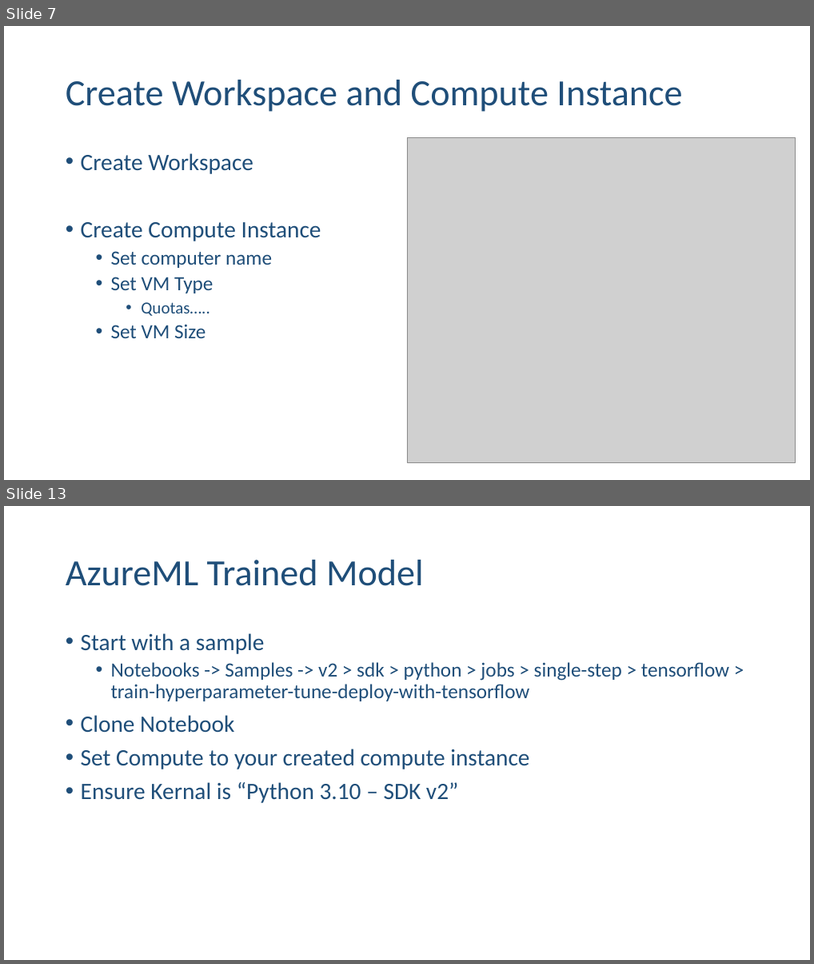
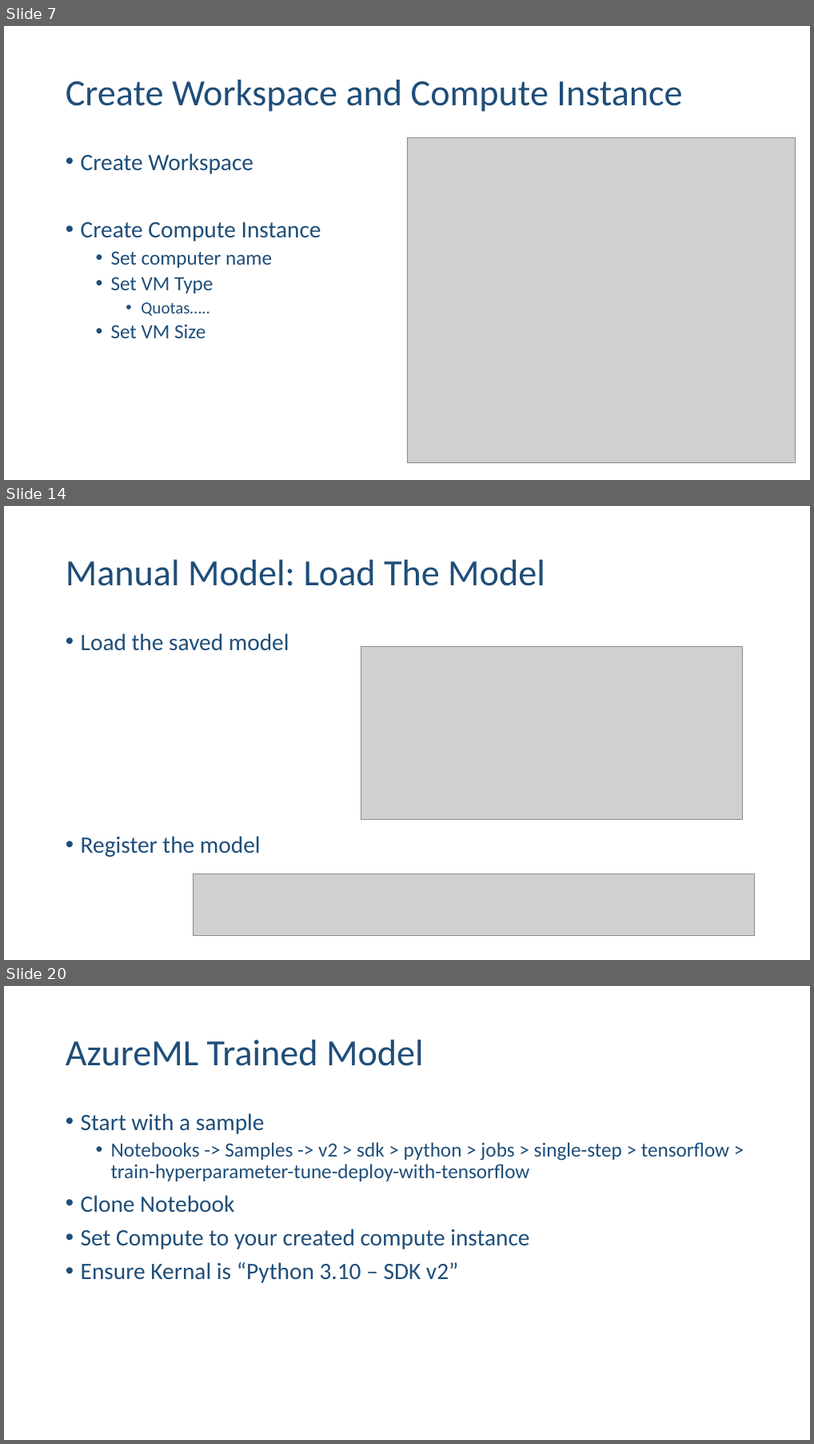
Before and after one commit to ehennis/Blog, a slide deck: AzureML/NebraskaCode.pptx. Shown one above the other, each under a label of ours: slides 7 and 13 before the commit, slides 7, 14 and 20 after it; the slides between them are not shown. The pictures are 814x964 and 814x1444 pixels, drawn with LibreOffice and Linux fonts; fonts in the diff are those of the drawing; grey boxes stand for pictures. Boxes give left, top, right and bottom in pixels: in the first picture for what was removed or moved away, otherwise in the second. Text is boxed around its words. In the diff, an @@ line names an element or a change of style, - is before the commit and + after.

```diff
--- a/AzureML/NebraskaCode.pptx
+++ b/AzureML/NebraskaCode.pptx
@@ slide 14 added at (4,506,810,960), background #FFFFFF @@
@@ title added at (66,560,546,586), 44 pt, text #1F4E79 @@
+Manual Model: Load The Model
@@ text added at (81,633,290,856), 28 pt, text #1F4E79 @@
+• Load the saved model
+• Register the model
@@ picture added at (362,646,743,820) @@
@@ picture added at (194,874,754,935) @@
@@ what was slide 13 is now slide 20 @@
```
Also in this commit, not shown: 5 slides changed, 6 other slides added, 5 other files.
